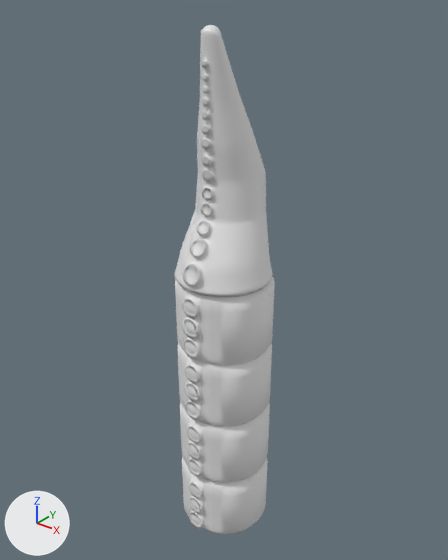
An edit to the FBX model res/enemy/enemy_dt.fbx, drawn before and after from the same camera.
Before and after are seen from a 50 mm lens placed at (3.94, -4.94, 6.44), pointed at (-0.09, 0.1, 3.32). The lights are fixed; the arrows at lower left show +X, +Y and +Z.

Names of what the first picture shows: 'bake', 'bake.001', 'bake.002', 'bake.003', 'bake_top'.
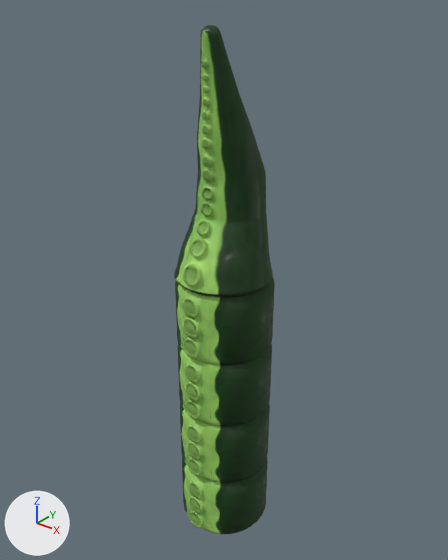
Changed parts and their boxes [x1, y1, x2, y2] in the pictures (448 x 560 px):
'bake_top', surface changed (grey to green): [174, 25, 273, 297] in both
'bake.003', surface changed (grey to green): [175, 277, 275, 366] in both
'bake.002', surface changed (grey to green): [178, 343, 272, 426] in both
'bake.001', surface changed (grey to green): [180, 402, 270, 483] in both
'bake', surface changed (grey to green): [182, 457, 268, 534] in both

Edits to the bpy script that builds the scene:
```text
Add img_tentcl_segment_top_albedo_png:
    img_tentcl_segment_top_albedo_png = load_image('tentcl_segment_top_albedo.png', 'enemy/segment_top/tentcl_segment_top_albedo.png', 1024, 1024, 'sRGB')
Add img_no_emission_png_001:
    img_no_emission_png_001 = load_image('no_emission.png.001', 'enemy/segment_top/no_emission.png', 100, 100, 'sRGB')
Add img_no_emission_png:
    img_no_emission_png = load_image('no_emission.png', 'enemy/segment/no_emission.png', 100, 100, 'sRGB')
Add img_tntcl_seg_albedo_png:
    img_tntcl_seg_albedo_png = load_image('tntcl_seg_albedo.png', 'enemy/segment/tntcl_seg_albedo.png', 1024, 1024, 'sRGB')
Change mat_segment:
    remove # nodes: BsdfPrincipled, NormalMap, OutputMaterial, TexImage x3
    nodes: BsdfPrincipled, NormalMap, OutputMaterial, TexImage x5
    uses the picture img_no_emission_png
    uses the picture img_tntcl_seg_albedo_png
Change mat_segment_top:
    remove # nodes: BsdfPrincipled, NormalMap, OutputMaterial, TexImage x3
    nodes: BsdfPrincipled, NormalMap, OutputMaterial, TexImage x5
    uses the picture img_no_emission_png_001
    uses the picture img_tentcl_segment_top_albedo_png
```
